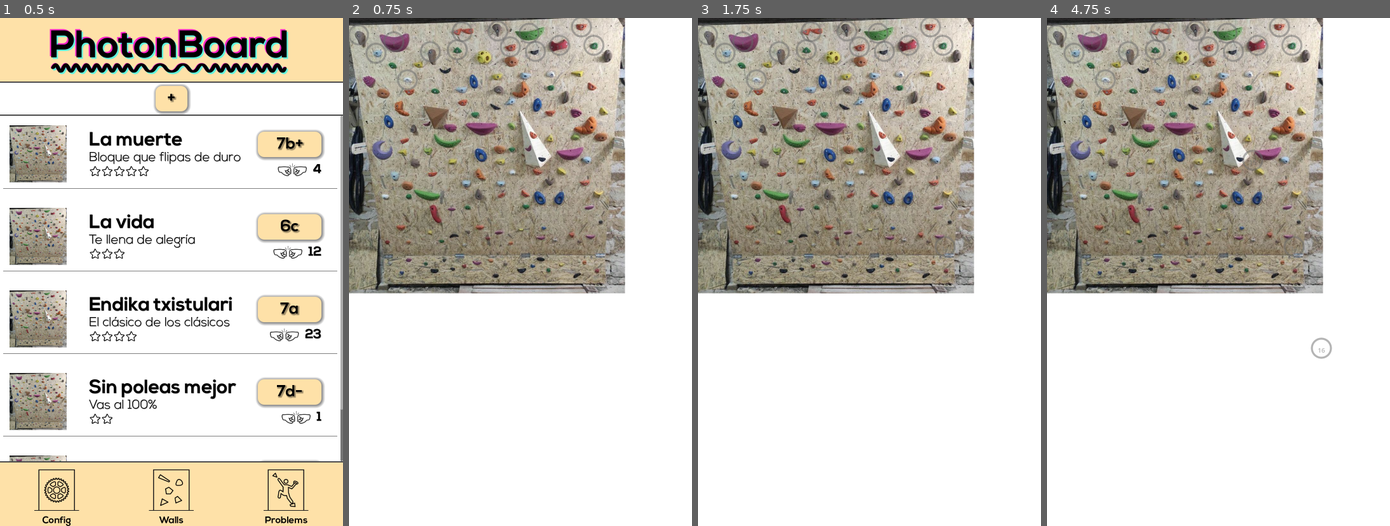
Above: before the commit, frames 1-4 (left to right).
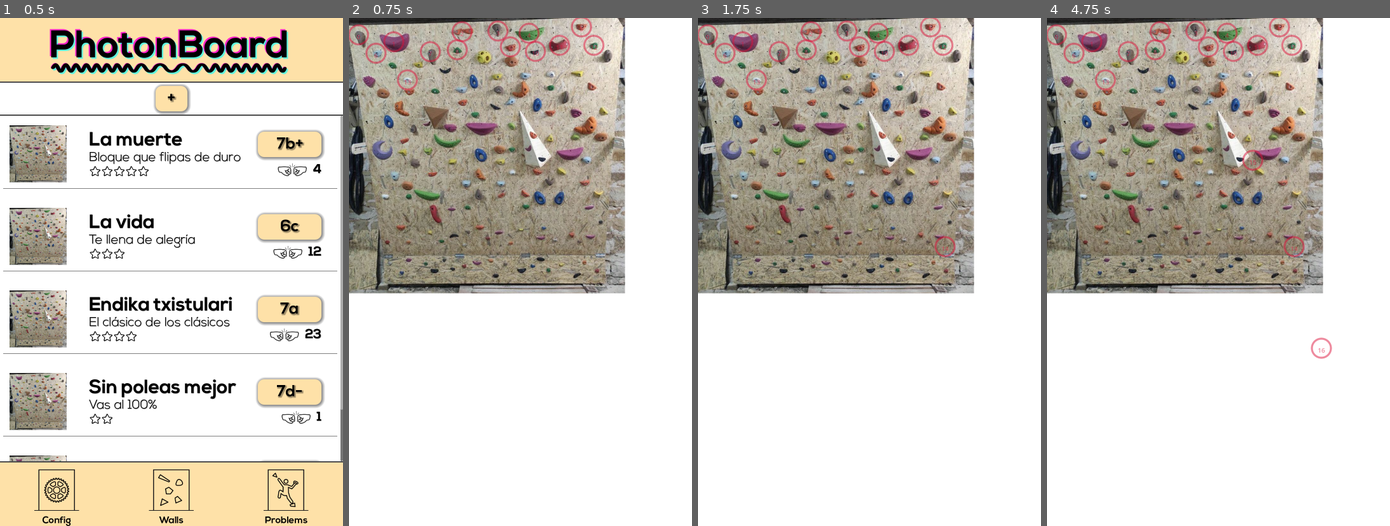
Above: after the commit, the same moments.

Repository: ladecadence/PhotonboardApp
Game: Godot game, scene res://main.tscn
The game is run twice, just before and just after one commit, with the same random seed, the same clock (stepped at 60 frames per second) and the same inputs.
Inputs (mouse positions are in pixels of both pictures, inside the frame that each line leads up to):
- Up to frame 1 (0.5 s): no input
- Up to frame 2 (0.75 s): click "Walls" at 0.5 s
- Up to frame 3 (1.75 s): tap Enter at 1.25 s; move the mouse to (944, 246) at 1.27 s; click (944, 246) at 1.42 s
- Up to frame 4 (4.75 s): tap Space at 2, 3.5 s; drag from (1149, 297) to (1201, 373) at 2.02 s; tap Enter at 2.75, 4.25 s; move the mouse to (1252, 160) at 2.77 s; click (1252, 160) at 2.92 s; drag from (1201, 373) to (1115, 195) at 3.52 s; move the mouse to (1321, 348) at 4.27 s; click (1321, 348) at 4.42 s

Frame 1 is identical in both runs. In frame 2, 1.0% of the frame differs, in the area x 0-75%, y 0-15%; in frame 3, 1.1%; in frame 4, 1.3%, in the area x 0-84%, y 0-68%.

Commit message:
Changed hold colors

Diff:
--- a/scripts/Hold.gd
+++ b/scripts/Hold.gd
@@ -5,7 +5,7 @@
 enum HOLD_TYPE {DESIGN, START, FOOT, HOLD, TOP}
 enum HOLD_SIZE {SMALL = 20, MEDIUM = 30, BIG = 40}
 
-const holdColors = [Color(Color.DIM_GRAY, 0.5) , Color(Color.AQUAMARINE, 0.8), Color(Color.CORAL, 0.8), Color(Color.DEEP_SKY_BLUE, 0.8), Color(Color.VIOLET, 0.8)]
+const holdColors = [Color(Color.CRIMSON, 0.5) , Color(Color.AQUAMARINE, 0.8), Color(Color.CORAL, 0.8), Color(Color.DEEP_SKY_BLUE, 0.8), Color(Color.VIOLET, 0.8)]
 
 var id: int
 var wallid: int
